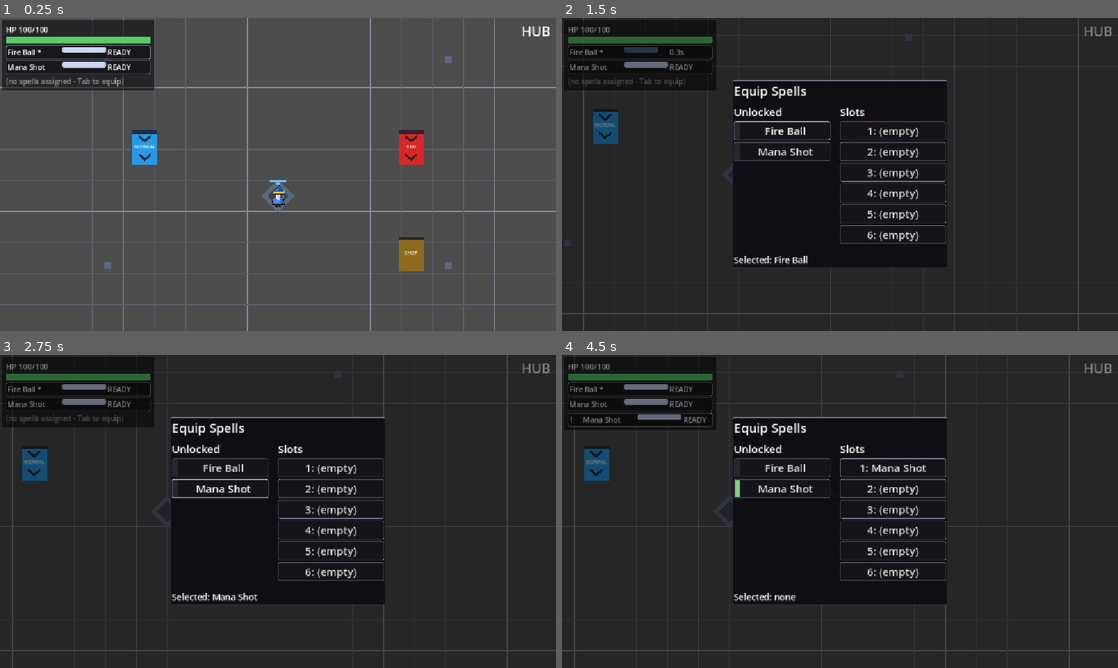
Above: before the commit, frames 1-4 (two rows, left to right).
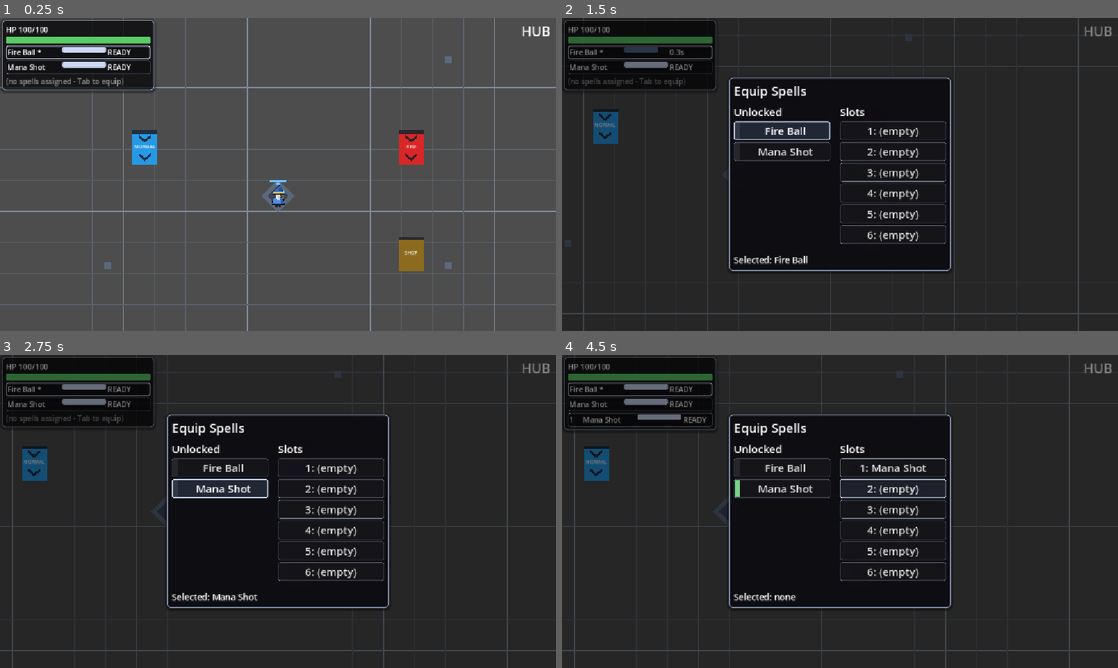
Above: after the commit, the same moments.

Repository: BestestGameStudio/gangU
Game: Godot game, scene res://scenes/main.tscn
The game is run twice, just before and just after one commit, with the same random seed, the same clock (stepped at 60 frames per second) and the same inputs.
Inputs (mouse positions are in pixels of both pictures, inside the frame that each line leads up to):
- Up to frame 1 (0.25 s): no input
- Up to frame 2 (1.5 s): tap Enter at 0.5 s; move the mouse to (962, 158) at 0.52 s; hold D (move_right) 0.53-1.25 s; hold Space (cast) 0.53-1.25 s; tap Tab (equip_panel) at 0.8 s; click "Fire Ball" at 1.25 s
- Up to frame 3 (2.75 s): click "Mana Shot" at 2 s
- Up to frame 4 (4.5 s): click "1: (empty)" at 2.75 s; click "1: Mana Shot" at 3.5 s; click "2: (empty)" at 4.25 s

The runs differ from the first frame. In frame 1, 0.7% of the frame differs, in the area x 0-28%, y 0-24%; in frame 2, 3.0%; in frame 3, 3.1%, in the area x 0-71%, y 0-82%; in frame 4, 2.4%.

Commit message:
Polish UI panels with one shared border style
The HUD plate, equip panel and shop panel each built their own plain
StyleBoxFlat with copied numbers. UiStyle now owns the palette and the
builders: panels get a 2px grey-blue border, 8px corners and a soft drop
shadow; rows and slots get 1px borders with 4px corners and thicken to 2px
when highlighted (equipped HUD row, selected spell, move-source slot).
Buttons style every state, so hover, pressed, focus and disabled read
distinctly instead of falling back to the default theme.

The HUD BackingPlate and the shop Backdrop become Panels so they can carry
the border. The plate keeps its translucent fill, so gates under it still
show through dimmed. The equip panel plate pads its content 10px instead of
4px so the thicker border does not crowd the title.

Co-Authored-By: Claude Opus 5.5 <noreply@anthropic.com>

Diff:
--- a/scenes/hud.tscn
+++ b/scenes/hud.tscn
@@ -1,29 +1,12 @@
-[gd_scene load_steps=4 format=3 uid="uid://bgangu6hud"]
+[gd_scene load_steps=2 format=3 uid="uid://bgangu6hud"]
 
 [ext_resource type="Script" path="res://scripts/hud.gd" id="1_hud"]
-
-; #93: HP bar readability - dark flat track + green fill (state color shifts
-; to amber/red at low fractions are applied in hud.gd _on_health_changed).
-[sub_resource type="StyleBoxFlat" id="HPTrack"]
-bg_color = Color(0.08, 0.08, 0.1, 0.9)
-corner_radius_top_left = 3
-corner_radius_top_right = 3
-corner_radius_bottom_right = 3
-corner_radius_bottom_left = 3
-
-[sub_resource type="StyleBoxFlat" id="HPFill"]
-bg_color = Color(0.35, 0.8, 0.4, 1)
-corner_radius_top_left = 3
-corner_radius_top_right = 3
-corner_radius_bottom_right = 3
-corner_radius_bottom_left = 3
 
 [node name="HUD" type="CanvasLayer"]
 script = ExtResource("1_hud")
 
-[node name="BackingPlate" type="ColorRect" parent="."]
+[node name="BackingPlate" type="Panel" parent="."]
 mouse_filter = 2
-color = Color(0.02, 0.02, 0.03, 0.55)
 
 [node name="Root" type="VBoxContainer" parent="."]
 offset_left = 12.0
@@ -40,8 +23,6 @@
 [node name="HPBar" type="ProgressBar" parent="Root"]
 custom_minimum_size = Vector2(180, 14)
 layout_mode = 2
-theme_override_styles/background = SubResource("HPTrack")
-theme_override_styles/fill = SubResource("HPFill")
 show_percentage = false
 
 [node name="ObjectiveLabel" type="Label" parent="Root"]
--- a/scripts/equip_panel.gd
+++ b/scripts/equip_panel.gd
@@ -45,37 +45,11 @@
 var _slot_buttons: Array[Button] = []
 var _status: Label
 
-## #94 visual identity: flat code-drawn StyleBoxFlat + ColorRect chips (no
-## assets/gradients/glow), palette consistent with the #93 HUD pass. Texts,
-## providers and flow are unchanged; two state channels per unlocked row:
-## left-edge chip = equipped-in-a-slot, border = selected / upgrade-available /
-## normal. Slot buttons: occupied vs empty border, move-source highlight.
-const PANEL_BG := Color(0.05, 0.05, 0.07, 0.92)
-const ROW_BG := Color(0.08, 0.08, 0.1, 0.9)
-const B_DIM := Color(0.45, 0.48, 0.55, 0.6)
-const B_SELECTED := Color(0.85, 0.9, 1.0, 0.9)
-const B_UPGRADE := Color(0.95, 0.75, 0.25, 0.9)
-const B_ASSIGNED := Color(0.75, 0.8, 0.9, 0.8)
+## Two state channels per unlocked row: left-edge chip = equipped-in-a-slot,
+## border = selected / upgrade-available / normal. Slot buttons: occupied vs
+## empty border, move-source highlight.
 const CHIP_EQUIPPED := Color(0.5, 0.85, 0.55, 0.95)
 const CHIP_NONE := Color(1.0, 1.0, 1.0, 0.08)
-
-func _flat(bg: Color, border: Color, left_margin := 4.0) -> StyleBoxFlat:
-	var sb := StyleBoxFlat.new()
-	sb.bg_color = bg
-	sb.border_color = border
-	for side in ["border_width_left", "border_width_top", "border_width_right", "border_width_bottom"]:
-		sb.set(side, 1)
-	for corner in ["corner_radius_top_left", "corner_radius_top_right", "corner_radius_bottom_right", "corner_radius_bottom_left"]:
-		sb.set(corner, 3)
-	sb.content_margin_left = left_margin
-	for m in ["content_margin_top", "content_margin_right", "content_margin_bottom"]:
-		sb.set(m, 4.0)
-	return sb
-
-func _button_style(b: Button, border: Color, left_margin := 4.0) -> void:
-	var sb := _flat(ROW_BG, border, left_margin)
-	for st in ["normal", "hover", "pressed", "focus"]:
-		b.add_theme_stylebox_override(st, sb)
 
 ## #38: compact ASCII tier suffix on upgrade-channel buttons only (lead UX
 ## call: [S]/[M]/[G] for Specialization/Mastery/Signature, Base shows
@@ -136,7 +110,7 @@
 	center.mouse_filter = Control.MOUSE_FILTER_IGNORE
 	add_child(center)
 	var panel := PanelContainer.new()
-	panel.add_theme_stylebox_override("panel", _flat(PANEL_BG, B_DIM)) # #93/#94 plate
+	panel.add_theme_stylebox_override("panel", UiStyle.panel())
 	center.add_child(panel)
 	var vbox := VBoxContainer.new()
 	vbox.add_theme_constant_override("separation", 10)
@@ -214,12 +188,12 @@
 		b.toggle_mode = true
 		b.text = (s as Spell).spell_name
 		b.button_pressed = (s == _selected)
-		var border := B_DIM
+		var border := UiStyle.B_DIM
 		if _upgrader != null and _upgrader.has_method(&"can_upgrade") and _upgrader.can_upgrade(s):
-			border = B_UPGRADE
+			border = UiStyle.B_ACCENT
 		if s == _selected:
-			border = B_SELECTED
-		_button_style(b, border, 18.0) # left margin clears the state chip
+			border = UiStyle.B_SELECTED
+		UiStyle.style_button(b, border, 4.0, 18.0, s == _selected) # left pad clears the state chip
 		var chip := ColorRect.new()
 		chip.mouse_filter = Control.MOUSE_FILTER_IGNORE
 		chip.color = CHIP_EQUIPPED if slots_now.has(s) else CHIP_NONE
@@ -236,10 +210,11 @@
 	for i in _slot_buttons.size():
 		var occupant: Spell = slots[i] if i < slots.size() else null
 		_slot_buttons[i].text = "%d: %s" % [i + 1, occupant.spell_name if occupant != null else "(empty)"]
-		var sborder := B_ASSIGNED if occupant != null else B_DIM
-		if occupant != null and occupant == _selected:
-			sborder = B_SELECTED # move-source highlight
-		_button_style(_slot_buttons[i], sborder)
+		var move_source := occupant != null and occupant == _selected
+		var sborder := UiStyle.B_ASSIGNED if occupant != null else UiStyle.B_DIM
+		if move_source:
+			sborder = UiStyle.B_SELECTED
+		UiStyle.style_button(_slot_buttons[i], sborder, 4.0, -1.0, move_source)
 	# Upgrade section: only when a provider is wired AND a spell is selected.
 	for c in _upgrade_box.get_children():
 		c.queue_free()
@@ -251,7 +226,7 @@
 		for path in _upgrader.get_upgrade_paths(_selected):
 			var b := Button.new()
 			b.add_theme_font_size_override("font_size", 22)
-			_button_style(b, B_UPGRADE) # #94: upgrade channel color
+			UiStyle.style_button(b, UiStyle.B_ACCENT)
 			b.text = path.display_name + _tier_suffix(path)
 			var pid = path.id
 			b.pressed.connect(func(): _on_upgrade_pressed(pid))
--- a/scripts/hud.gd
+++ b/scripts/hud.gd
@@ -48,7 +48,7 @@
 ## masked (lead UX choice); gates read reserved_rect() to keep their world
 ## labels out. Plate mouse_filter=IGNORE in the scene: click-through
 ## behavior in the HUD zone is unchanged.
-@onready var _plate: ColorRect = $BackingPlate
+@onready var _plate: Panel = $BackingPlate
 
 var _objective: DungeonObjective
 var _discover_elapsed := 0.0
@@ -63,8 +63,6 @@
 
 ## #10 slots slice (C): built only when the pinned slot API is present.
 const PLATE_PAD := 8.0
-## #93 visual identity: flat code-drawn styleboxes (no assets), neutral
-## decoration + readable state colors. Labels, texts and data are unchanged.
 const HP_GREEN := Color(0.35, 0.8, 0.4, 1.0)
 const HP_AMBER := Color(0.95, 0.75, 0.25, 1.0)
 const HP_RED := Color(0.9, 0.3, 0.25, 1.0)
@@ -73,11 +71,10 @@
 const BAR_TRACK := Color(0.08, 0.08, 0.1, 0.9)
 const BAR_READY := Color(0.8, 0.85, 0.95, 1.0)
 const BAR_COOLING := Color(0.35, 0.45, 0.6, 0.9)
+## Row fill stays as translucent as the plate so the HUD never fully hides
+## the world under it.
 const FRAME_BG := Color(0.05, 0.05, 0.07, 0.55)
-const FRAME_EQUIPPED := Color(0.85, 0.9, 1.0, 0.9)
-const FRAME_ASSIGNED := Color(0.75, 0.8, 0.9, 0.8)
-const FRAME_DIM := Color(0.45, 0.48, 0.55, 0.6)
-const FRAME_EMPTY := Color(0.4, 0.42, 0.48, 0.6)
+const FRAME_PAD := 3.0
 var _slots_supported := false
 var _slot_widgets: Array = [] ## [{frame,key,name,bar,state,cooling}] x 6
 ## #122: dim hint shown only when zero slots are assigned (empty slots
@@ -88,25 +85,11 @@
 var _style_cooling: StyleBoxFlat
 var _frame_cache := {} ## border Color -> StyleBoxFlat
 
-func _bar_style(c: Color) -> StyleBoxFlat:
-	var sb := StyleBoxFlat.new()
-	sb.bg_color = c
-	for corner in ["corner_radius_top_left", "corner_radius_top_right", "corner_radius_bottom_right", "corner_radius_bottom_left"]:
-		sb.set(corner, 3)
-	return sb
-
 func _frame_style(border: Color) -> StyleBoxFlat:
 	if _frame_cache.has(border):
 		return _frame_cache[border]
-	var sb := StyleBoxFlat.new()
+	var sb := UiStyle.row(border, FRAME_PAD, -1.0, border == UiStyle.B_SELECTED)
 	sb.bg_color = FRAME_BG
-	sb.border_color = border
-	for side in ["border_width_left", "border_width_top", "border_width_right", "border_width_bottom"]:
-		sb.set(side, 1)
-	for corner in ["corner_radius_top_left", "corner_radius_top_right", "corner_radius_bottom_right", "corner_radius_bottom_left"]:
-		sb.set(corner, 3)
-	for m in ["content_margin_left", "content_margin_top", "content_margin_right", "content_margin_bottom"]:
-		sb.set(m, 3.0)
 	_frame_cache[border] = sb
 	return sb
 
@@ -132,6 +115,9 @@
 	bar.add_theme_stylebox_override("fill", _style_cooling if cooling else _style_ready)
 
 func _ready() -> void:
+	_plate.add_theme_stylebox_override("panel", UiStyle.panel(UiStyle.PLATE_BG))
+	_hp_bar.add_theme_stylebox_override("background", UiStyle.bar(BAR_TRACK))
+	_hp_bar.add_theme_stylebox_override("fill", UiStyle.bar(HP_GREEN))
 	if player_path != NodePath(""):
 		_player = get_node_or_null(player_path) as Player
 	if _player == null:
@@ -140,9 +126,9 @@
 		push_warning("HUD: no player found (player_path unset, no 'player' group); HUD idle.")
 		return
 	_caster = _player.get_node_or_null("SpellCaster") as SpellCaster
-	_style_track = _bar_style(BAR_TRACK)
-	_style_ready = _bar_style(BAR_READY)
-	_style_cooling = _bar_style(BAR_COOLING)
+	_style_track = UiStyle.bar(BAR_TRACK)
+	_style_ready = UiStyle.bar(BAR_READY)
+	_style_cooling = UiStyle.bar(BAR_COOLING)
 	_player.health_changed.connect(_on_health_changed)
 	_player.died.connect(_on_player_died)
 	_on_health_changed(_player.hp, _player.max_hp)
@@ -166,7 +152,7 @@
 
 func _add_spell_row(spell: Spell) -> void:
 	var frame := PanelContainer.new() # #93: flat border frame; border highlights equipped
-	frame.add_theme_stylebox_override("panel", _frame_style(FRAME_DIM))
+	frame.add_theme_stylebox_override("panel", _frame_style(UiStyle.B_DIM))
 	var row := HBoxContainer.new()
 	row.add_theme_constant_override("separation", 4)
 	frame.add_child(row)
@@ -192,7 +178,7 @@
 func _build_slot_rows() -> void:
 	for i in 6:
 		var frame := PanelContainer.new() # #93: flat border frame; border shows assigned vs empty
-		frame.add_theme_stylebox_override("panel", _frame_style(FRAME_EMPTY))
+		frame.add_theme_stylebox_override("panel", _frame_style(UiStyle.B_DIM))
 		var row := HBoxContainer.new()
 		row.add_theme_constant_override("separation", 4)
 		frame.add_child(row)
@@ -257,7 +243,7 @@
 		w["name"].text = spell.spell_name + _tier_suffix(spell)
 		w["bar"].value = frac
 		w["state"].text = "READY" if rem <= 0.0 else "%.1fs" % rem
-		w["frame"].add_theme_stylebox_override("panel", _frame_style(FRAME_ASSIGNED))
+		w["frame"].add_theme_stylebox_override("panel", _frame_style(UiStyle.B_ASSIGNED))
 		var cooling := rem > 0.0
 		if cooling != w["cooling"]:
 			w["cooling"] = cooling
@@ -292,7 +278,7 @@
 		var equipped: bool = s == _caster.equipped_spell
 		if equipped != row["equipped"]:
 			row["equipped"] = equipped
-			row["frame"].add_theme_stylebox_override("panel", _frame_style(FRAME_EQUIPPED if equipped else FRAME_DIM))
+			row["frame"].add_theme_stylebox_override("panel", _frame_style(UiStyle.B_SELECTED if equipped else UiStyle.B_DIM))
 
 func _on_health_changed(current: int, max_hp: int) -> void:
 	_hp_label.text = "HP %d/%d" % [current, max_hp]
--- a/scripts/shop_panel.gd
+++ b/scripts/shop_panel.gd
@@ -14,15 +14,11 @@
 ## disabled while Shop.can_paid_refresh() is false. Victory re-rolls and
 ## price resets arrive live through Shop.stock_refreshed.
 ##
-## UI is code-built in the #94 flat identity (StyleBoxFlat, no assets).
+## UI is code-built; the look comes from UiStyle.
 ## While visible the panel joins "modal_ui" so the caster skips casting on
 ## panel clicks (EquipPanel idiom). Found via the "shop_panel" group.
 
-const PANEL_BG := Color(0.05, 0.05, 0.07, 0.92)
-const ROW_BG := Color(0.08, 0.08, 0.1, 0.9)
-const B_DIM := Color(0.45, 0.48, 0.55, 0.6)
-const B_BUY := Color(0.95, 0.75, 0.25, 0.9)
-const TEXT_DIM := Color(0.7, 0.72, 0.78, 1.0)
+const ROW_PAD := 6.0
 const OUT_OF_STOCK_TEXT := "OUT OF STOCK"
 
 var _shop: Shop
@@ -55,19 +51,10 @@
 	visible = false
 	remove_from_group("modal_ui")
 
-func _flat(bg: Color, border: Color) -> StyleBoxFlat:
-	var sb := StyleBoxFlat.new()
-	sb.bg_color = bg
-	sb.border_color = border
-	sb.set_border_width_all(1)
-	sb.set_corner_radius_all(2)
-	sb.set_content_margin_all(6.0)
-	return sb
-
 func _build_skeleton() -> void:
-	var backdrop := ColorRect.new()
+	var backdrop := Panel.new()
 	backdrop.name = "Backdrop"
-	backdrop.color = PANEL_BG
+	backdrop.add_theme_stylebox_override("panel", UiStyle.panel())
 	backdrop.anchor_left = 0.5
 	backdrop.anchor_top = 0.5
 	backdrop.anchor_right = 0.5
@@ -96,7 +83,7 @@
 	vbox.add_child(title)
 	_balance_label = Label.new()
 	_balance_label.name = "BalanceLabel"
-	_balance_label.add_theme_color_override("font_color", TEXT_DIM)
+	_balance_label.add_theme_color_override("font_color", UiStyle.TEXT_DIM)
 	_balance_label.horizontal_alignment = HORIZONTAL_ALIGNMENT_CENTER
 	vbox.add_child(_balance_label)
 	_rows = VBoxContainer.new()
@@ -105,12 +92,12 @@
 	vbox.add_child(_rows)
 	_refresh_button = Button.new()
 	_refresh_button.name = "RefreshButton"
-	_refresh_button.add_theme_stylebox_override("normal", _flat(ROW_BG, B_BUY))
+	UiStyle.style_button(_refresh_button, UiStyle.B_ACCENT, ROW_PAD)
 	_refresh_button.pressed.connect(_on_refresh_pressed)
 	vbox.add_child(_refresh_button)
 	var hint := Label.new()
 	hint.text = "Walk away to close"
-	hint.add_theme_color_override("font_color", TEXT_DIM * Color(1, 1, 1, 0.6))
+	hint.add_theme_color_override("font_color", UiStyle.TEXT_DIM * Color(1, 1, 1, 0.6))
 	hint.add_theme_font_size_override("font_size", 11)
 	hint.horizontal_alignment = HORIZONTAL_ALIGNMENT_CENTER
 	vbox.add_child(hint)
@@ -137,7 +124,7 @@
 
 func _make_row(entry: ShopEntry) -> Control:
 	var row := PanelContainer.new()
-	row.add_theme_stylebox_override("panel", _flat(ROW_BG, B_DIM))
+	row.add_theme_stylebox_override("panel", UiStyle.row(UiStyle.B_DIM, ROW_PAD))
 	var hbox := HBoxContainer.new()
 	hbox.add_theme_constant_override("separation", 8)
 	row.add_child(hbox)
@@ -147,12 +134,12 @@
 	hbox.add_child(name_label)
 	var price_label := Label.new()
 	price_label.text = "%dc" % entry.price
-	price_label.add_theme_color_override("font_color", B_BUY)
+	price_label.add_theme_color_override("font_color", UiStyle.B_ACCENT)
 	hbox.add_child(price_label)
 	var buy_button := Button.new()
 	buy_button.name = "BuyButton"
 	buy_button.text = "BUY"
-	buy_button.add_theme_stylebox_override("normal", _flat(ROW_BG, B_BUY))
+	UiStyle.style_button(buy_button, UiStyle.B_ACCENT, ROW_PAD)
 	buy_button.pressed.connect(_on_buy_pressed.bind(entry))
 	hbox.add_child(buy_button)
 	return row
@@ -162,12 +149,12 @@
 func _make_out_of_stock_row() -> Control:
 	var row := PanelContainer.new()
 	row.name = "OutOfStockRow"
-	row.add_theme_stylebox_override("panel", _flat(ROW_BG, B_DIM))
+	row.add_theme_stylebox_override("panel", UiStyle.row(UiStyle.B_DIM, ROW_PAD))
 	var label := Label.new()
 	label.name = "OutOfStockLabel"
 	label.text = OUT_OF_STOCK_TEXT
 	label.horizontal_alignment = HORIZONTAL_ALIGNMENT_CENTER
-	label.add_theme_color_override("font_color", TEXT_DIM * Color(1, 1, 1, 0.7))
+	label.add_theme_color_override("font_color", UiStyle.TEXT_DIM * Color(1, 1, 1, 0.7))
 	row.add_child(label)
 	return row
 
--- /dev/null
+++ b/scripts/test191_ui_style.gd
@@ -0,0 +1,111 @@
+extends SceneTree
+## Every screen-space panel in the real game (HUD plate, equip panel, shop
+## panel) draws with the shared UiStyle look: 2px grey-blue border, 8px
+## corners and a drop shadow on panels; 1px / 4px-corner rows that thicken to
+## 2px when highlighted. Values are literals so a drifting palette fails here.
+
+const PANEL_BORDER := Color(0.55, 0.6, 0.72, 0.85)
+const PANEL_BG := Color(0.05, 0.05, 0.07, 0.92)
+const PLATE_BG := Color(0.02, 0.02, 0.03, 0.55)
+const B_DIM := Color(0.45, 0.48, 0.55, 0.6)
+const B_SELECTED := Color(0.85, 0.9, 1.0, 0.9)
+const B_ACCENT := Color(0.95, 0.75, 0.25, 0.9)
+
+var failures := 0
+
+func _check(ok: bool, label: String) -> void:
+	if ok:
+		print("[191] ", label, " -> PASS")
+	else:
+		failures += 1
+		print("[191] ", label, " -> FAIL")
+
+func _check_panel(sb: StyleBox, bg: Color, who: String) -> void:
+	var f := sb as StyleBoxFlat
+	_check(f != null, "%s panel is a StyleBoxFlat" % who)
+	if f == null:
+		return
+	_check(f.border_width_left == 2 and f.border_width_top == 2 and f.border_width_right == 2 and f.border_width_bottom == 2,
+		"%s border 2px all sides" % who)
+	_check(f.corner_radius_top_left == 8 and f.corner_radius_top_right == 8 and f.corner_radius_bottom_left == 8 and f.corner_radius_bottom_right == 8,
+		"%s corners 8px" % who)
+	_check(f.border_color == PANEL_BORDER, "%s border color (got %s)" % [who, str(f.border_color)])
+	_check(f.bg_color == bg, "%s background (got %s)" % [who, str(f.bg_color)])
+	_check(f.shadow_size == 6, "%s drop shadow 6px" % who)
+
+func _check_row(sb: StyleBox, border: Color, width: int, who: String) -> void:
+	var f := sb as StyleBoxFlat
+	_check(f != null, "%s is a StyleBoxFlat" % who)
+	if f == null:
+		return
+	_check(f.border_width_left == width and f.border_width_bottom == width, "%s border %dpx (got %d)" % [who, width, f.border_width_left])
+	_check(f.corner_radius_top_left == 4 and f.corner_radius_bottom_right == 4, "%s corners 4px" % who)
+	_check(f.border_color == border, "%s border color (got %s)" % [who, str(f.border_color)])
+
+func _initialize() -> void:
+	var main: Node = (load("res://scenes/main.tscn") as PackedScene).instantiate()
+	root.add_child(main)
+	current_scene = main
+	for i in 10:
+		await process_frame
+
+	var hud: Node = main.get_node("HUD")
+	var plate := hud.get_node("BackingPlate") as Panel
+	_check(plate != null, "HUD BackingPlate is a Panel")
+	_check_panel(plate.get_theme_stylebox("panel"), PLATE_BG, "HUD plate")
+	_check(PLATE_BG.a < 1.0, "HUD plate stays translucent")
+	var frames: Array = hud.get_node("Root/SpellRows").get_children()
+	_check(frames.size() >= 2, "HUD shows starting spell rows (got %d)" % frames.size())
+	var widths: Array[int] = []
+	for f: PanelContainer in frames:
+		var sb := f.get_theme_stylebox("panel") as StyleBoxFlat
+		widths.append(sb.border_width_left)
+		_check(sb.corner_radius_top_left == 4, "HUD spell row corners 4px")
+	_check(widths.count(2) == 1 and widths.count(1) == frames.size() - 1, "HUD: only the equipped row is highlighted (widths %s)" % str(widths))
+
+	var equip: EquipPanel = main.get_node("EquipPanel")
+	equip.show_panel()
+	await process_frame
+	var center: CenterContainer = equip.find_children("*", "CenterContainer", false, false)[0]
+	var eplate := center.get_child(0) as PanelContainer
+	_check_panel(eplate.get_theme_stylebox("panel"), PANEL_BG, "Equip panel")
+	var cols := eplate.get_child(0).get_child(1) as HBoxContainer
+	var unlocked_box := cols.get_child(0) as VBoxContainer
+	var slots_box := cols.get_child(1) as VBoxContainer
+	var first_row: Button = unlocked_box.get_child(1)
+	var row_text := first_row.text
+	_check_row(first_row.get_theme_stylebox("normal"), B_DIM, 1, "Equip unlocked row at rest")
+	var hover := first_row.get_theme_stylebox("hover") as StyleBoxFlat
+	var normal := first_row.get_theme_stylebox("normal") as StyleBoxFlat
+	_check(hover.bg_color != normal.bg_color, "Equip row hover lightens the fill")
+	_check_row(slots_box.get_child(1).get_theme_stylebox("normal"), B_DIM, 1, "Equip empty slot")
+	first_row.pressed.emit()
+	await process_frame
+	var selected: Button = null
+	for c in unlocked_box.get_children():
+		if c is Button and c.text == row_text:
+			selected = c
+	_check_row(selected.get_theme_stylebox("normal"), B_SELECTED, 2, "Equip selected row highlighted")
+	equip.hide_panel()
+
+	var shop: ShopPanel = main.get_node("ShopPanel")
+	shop.open()
+	await process_frame
+	var backdrop := shop.get_node("Backdrop") as Panel
+	_check(backdrop != null, "Shop Backdrop is a Panel")
+	_check_panel(backdrop.get_theme_stylebox("panel"), PANEL_BG, "Shop panel")
+	var rows: Array = shop.get_node("Backdrop/Margin/VBox/Rows").get_children()
+	_check(rows.size() == 4, "Shop renders 4 slots (got %d)" % rows.size())
+	for r: PanelContainer in rows:
+		_check_row(r.get_theme_stylebox("panel"), B_DIM, 1, "Shop row %s" % r.name)
+	var buy := shop.find_children("BuyButton", "Button", true, false)
+	_check(buy.size() >= 1, "Shop has a buy button")
+	if buy.size() >= 1:
+		_check_row(buy[0].get_theme_stylebox("normal"), B_ACCENT, 1, "Shop buy button")
+	var reroll := shop.get_node("Backdrop/Margin/VBox/RefreshButton") as Button
+	_check_row(reroll.get_theme_stylebox("normal"), B_ACCENT, 1, "Shop re-roll button")
+	var disabled := reroll.get_theme_stylebox("disabled") as StyleBoxFlat
+	_check(disabled.border_color.a < B_ACCENT.a, "Shop re-roll disabled state fades its border")
+
+	print("[191] RESULT: ", "PASS" if failures == 0 else "FAIL (%d)" % failures)
+	quit(1 if failures > 0 else 0)
--- a/scripts/test50b_gate_label_visible.gd
+++ b/scripts/test50b_gate_label_visible.gd
@@ -109,7 +109,7 @@
 				return false
 			_check(root.get_visible_rect().size == Vector2(1152, 648), "viewport is the real 1152x648 (not headless default)")
 			_check(hud != null, "HUD mounted")
-			var plate: ColorRect = hud.get_node_or_null("BackingPlate")
+			var plate: Panel = hud.get_node_or_null("BackingPlate")
 			_check(plate != null, "BackingPlate exists")
 			_check(plate != null and plate.mouse_filter == Control.MOUSE_FILTER_IGNORE, "plate click-through (mouse_filter IGNORE)")
 			_check(plate != null and plate.visible, "plate visible")
--- /dev/null
+++ b/scripts/ui_style.gd
@@ -0,0 +1,86 @@
+class_name UiStyle
+extends RefCounted
+## Shared look for every screen-space panel (HUD plate, equip panel, shop
+## panel): one palette and the StyleBoxFlat builders that use it. Code-drawn
+## only, so it renders the same under the compatibility renderer on the web.
+
+const PANEL_BG := Color(0.05, 0.05, 0.07, 0.92)
+## The HUD plate stays translucent: gates and their labels under it must
+## remain readable (dimmed, not hidden).
+const PLATE_BG := Color(0.02, 0.02, 0.03, 0.55)
+const PANEL_BORDER := Color(0.55, 0.6, 0.72, 0.85)
+const SHADOW := Color(0.0, 0.0, 0.0, 0.45)
+
+const ROW_BG := Color(0.08, 0.08, 0.1, 0.9)
+const ROW_BG_HOVER := Color(0.12, 0.13, 0.17, 0.95)
+const ROW_BG_HIGHLIGHT := Color(0.14, 0.16, 0.22, 0.95)
+const ROW_BG_DISABLED := Color(0.06, 0.06, 0.08, 0.6)
+
+const B_DIM := Color(0.45, 0.48, 0.55, 0.6)
+const B_ASSIGNED := Color(0.75, 0.8, 0.9, 0.8)
+const B_SELECTED := Color(0.85, 0.9, 1.0, 0.9)
+const B_ACCENT := Color(0.95, 0.75, 0.25, 0.9)
+const TEXT_DIM := Color(0.7, 0.72, 0.78, 1.0)
+
+const PANEL_BORDER_WIDTH := 2
+const PANEL_RADIUS := 8
+const PANEL_PAD := 10.0
+const SHADOW_SIZE := 6
+const SHADOW_OFFSET := Vector2(0.0, 2.0)
+const ROW_BORDER_WIDTH := 1
+const ROW_BORDER_WIDTH_HIGHLIGHT := 2
+const ROW_RADIUS := 4
+const BAR_RADIUS := 3
+
+## Outer plate of a panel: thick border, rounded corners, soft drop shadow.
+static func panel(bg: Color = PANEL_BG) -> StyleBoxFlat:
+	var sb := StyleBoxFlat.new()
+	sb.bg_color = bg
+	sb.border_color = PANEL_BORDER
+	sb.set_border_width_all(PANEL_BORDER_WIDTH)
+	sb.set_corner_radius_all(PANEL_RADIUS)
+	sb.shadow_color = SHADOW
+	sb.shadow_size = SHADOW_SIZE
+	sb.shadow_offset = SHADOW_OFFSET
+	sb.set_content_margin_all(PANEL_PAD)
+	return sb
+
+## A row or slot box inside a panel. The border color carries the row's
+## state; highlighted rows get a thicker border and a lighter fill. Content
+## margins are fixed, so switching state never moves the row's content.
+static func row(border: Color, pad: float = 4.0, left_pad: float = -1.0, highlighted: bool = false) -> StyleBoxFlat:
+	var sb := StyleBoxFlat.new()
+	sb.bg_color = ROW_BG_HIGHLIGHT if highlighted else ROW_BG
+	sb.border_color = border
+	sb.set_border_width_all(ROW_BORDER_WIDTH_HIGHLIGHT if highlighted else ROW_BORDER_WIDTH)
+	sb.set_corner_radius_all(ROW_RADIUS)
+	sb.set_content_margin_all(pad)
+	if left_pad >= 0.0:
+		sb.content_margin_left = left_pad
+	return sb
+
+## Styles every button state from one border color: hover lightens the
+## fill, pressed reads as highlighted, focus is a bright outline for keyboard
+## users, disabled fades.
+static func style_button(b: Button, border: Color, pad: float = 4.0, left_pad: float = -1.0, highlighted: bool = false) -> void:
+	var normal := row(border, pad, left_pad, highlighted)
+	var hover := normal.duplicate() as StyleBoxFlat
+	hover.bg_color = ROW_BG_HOVER if not highlighted else ROW_BG_HIGHLIGHT
+	var pressed := row(border, pad, left_pad, true)
+	var disabled := row(Color(border, border.a * 0.5), pad, left_pad)
+	disabled.bg_color = ROW_BG_DISABLED
+	b.add_theme_stylebox_override("normal", normal)
+	b.add_theme_stylebox_override("hover", hover)
+	b.add_theme_stylebox_override("pressed", pressed)
+	b.add_theme_stylebox_override("hover_pressed", pressed)
+	var focus := row(B_SELECTED, pad, left_pad)
+	focus.draw_center = false
+	b.add_theme_stylebox_override("focus", focus)
+	b.add_theme_stylebox_override("disabled", disabled)
+
+## Progress bar track or fill.
+static func bar(c: Color) -> StyleBoxFlat:
+	var sb := StyleBoxFlat.new()
+	sb.bg_color = c
+	sb.set_corner_radius_all(BAR_RADIUS)
+	return sb
Not shown, added: scripts/test191_ui_style.gd.uid
Not shown, added: scripts/ui_style.gd.uid
